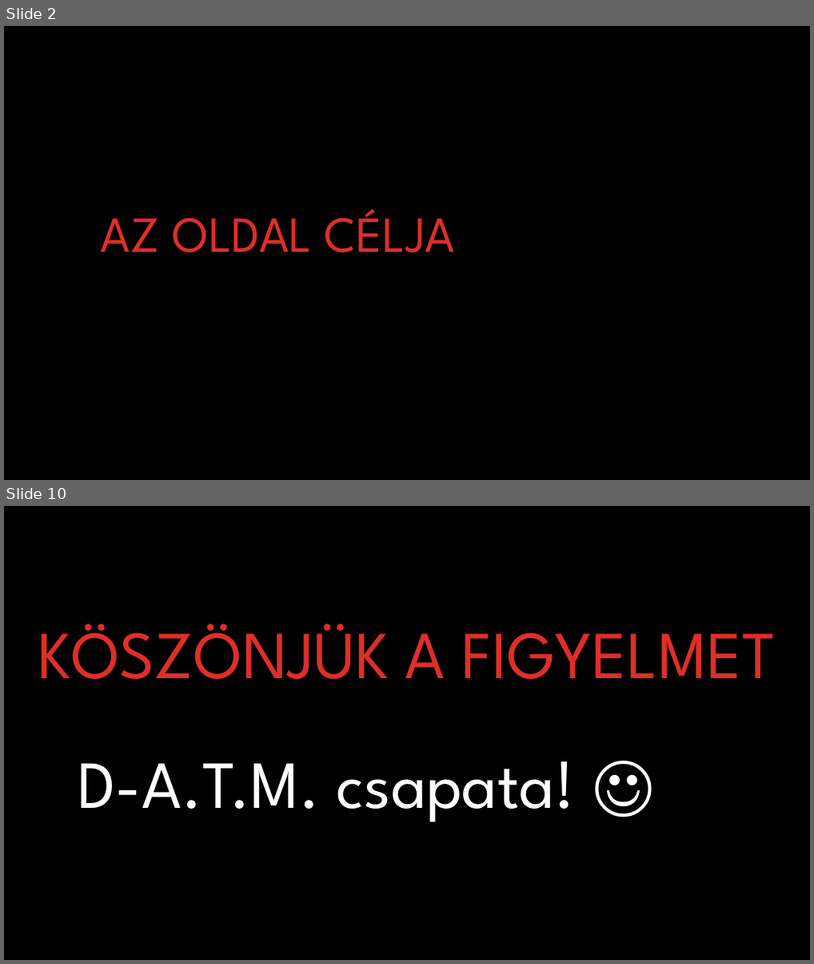
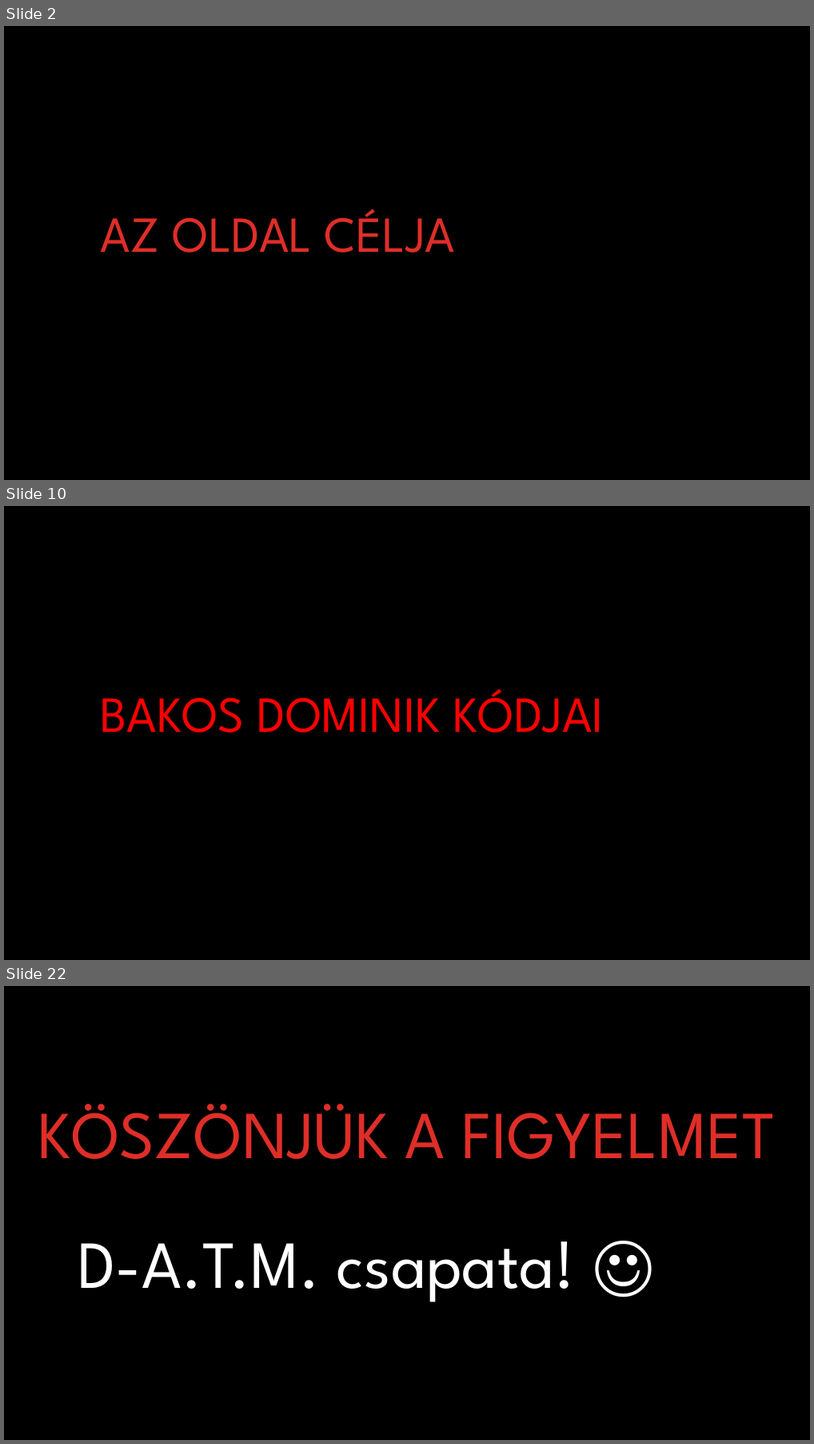
Before and after one commit to ookamim2007-source/D.A.T.M.-D-l-Alf-ldi-Tuning-M-hely.web-, a slide deck: DATM PPT.pptx. Shown one above the other, each under a label of ours: slides 2 and 10 before the commit, slides 2, 10 and 22 after it; the slides between them are not shown. The pictures are 814x964 and 814x1444 pixels, drawn with LibreOffice and Linux fonts; fonts in the diff are those of the drawing; background and template pictures are left out. Boxes give left, top, right and bottom in pixels: in the first picture for what was removed or moved away, otherwise in the second. Text is boxed around its words. In the diff, an @@ line names an element or a change of style, - is before the commit and + after.

```diff
--- a/DATM PPT.pptx
+++ b/DATM PPT.pptx
@@ slide 10 added at box(4, 506, 810, 960), background #000000 @@
@@ title added at box(101, 688, 604, 732), 60 pt, text #FF0000 @@
+BAKOS DOMINIK KÓDJAI
@@ what was slide 10 is now slide 22 @@
```
Also in this commit, not shown: 1 slide changed, 17 other slides added, 6 slides removed.
